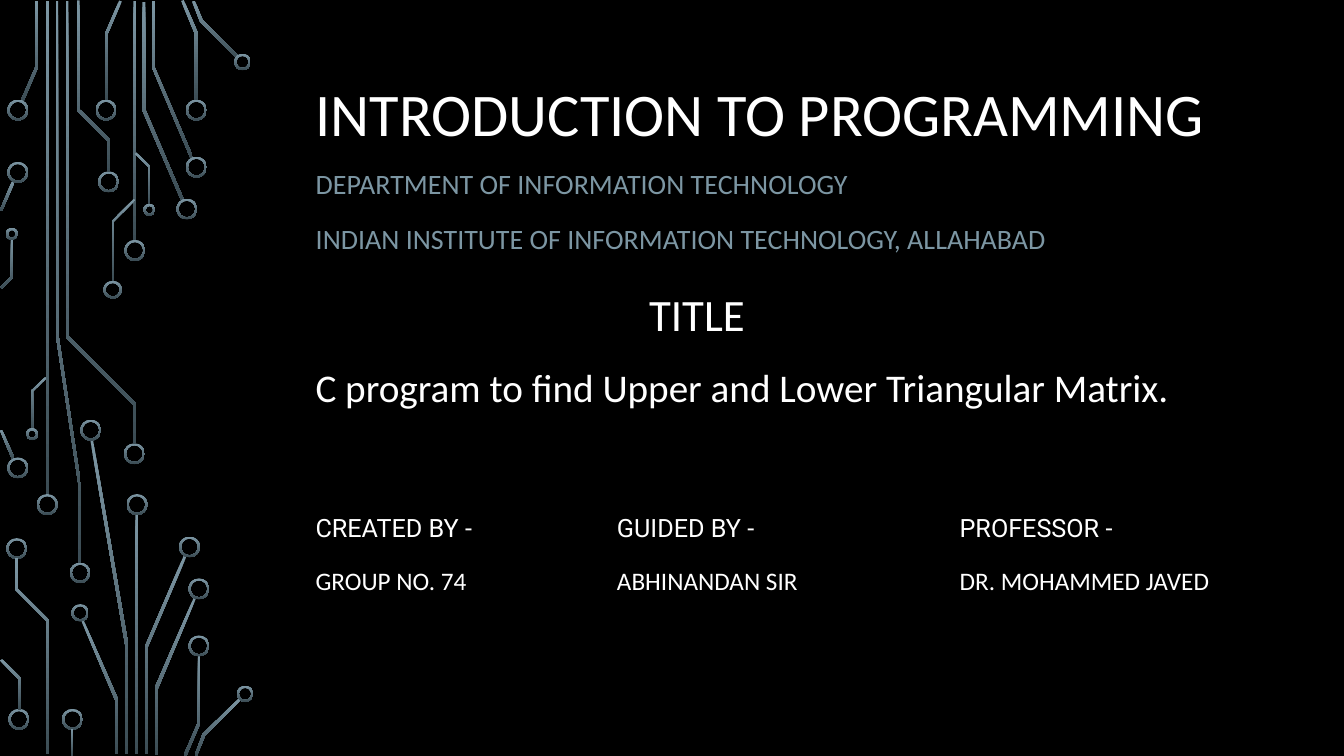
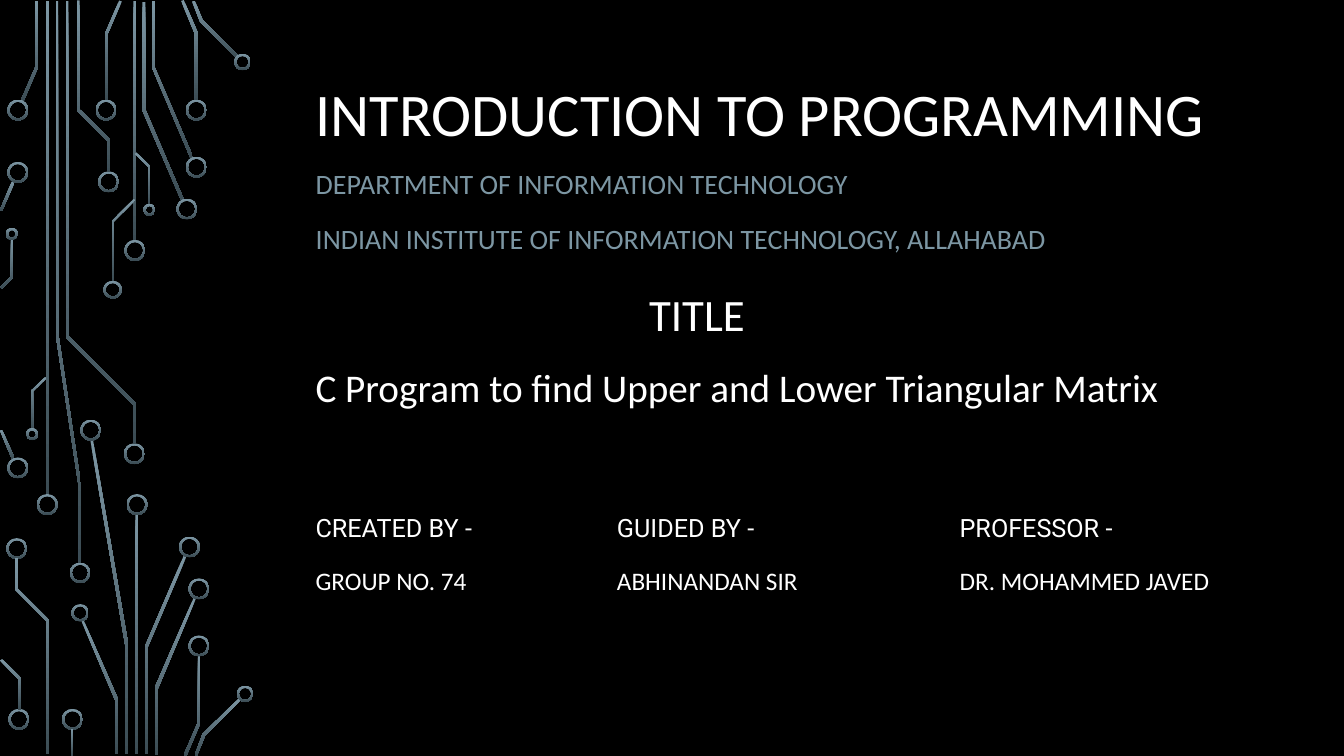
Before and after one commit to jaimoryani/task, a slide deck: slide 1 of Introduction to programming.pptx. Drawn at 1344x756 pixels with LibreOffice and Linux fonts; fonts in the diff are those of the drawing; background and template pictures are left out. Boxes give left, top, right and bottom in pixels: in the first picture for what was removed or moved away, otherwise in the second. Text is boxed around its words. In the diff, an @@ line names an element or a change of style, - is before the commit and + after.

```diff
--- a/Introduction to programming.pptx
+++ b/Introduction to programming.pptx
@@ text at (316,374,1158,409): text changed @@
-C program to find Upper and Lower Triangular Matrix.
+C Program to find Upper and Lower Triangular Matrix
```
Also in this commit, not shown: 1 other slide changed, 7 slides added, 1 slide removed.
